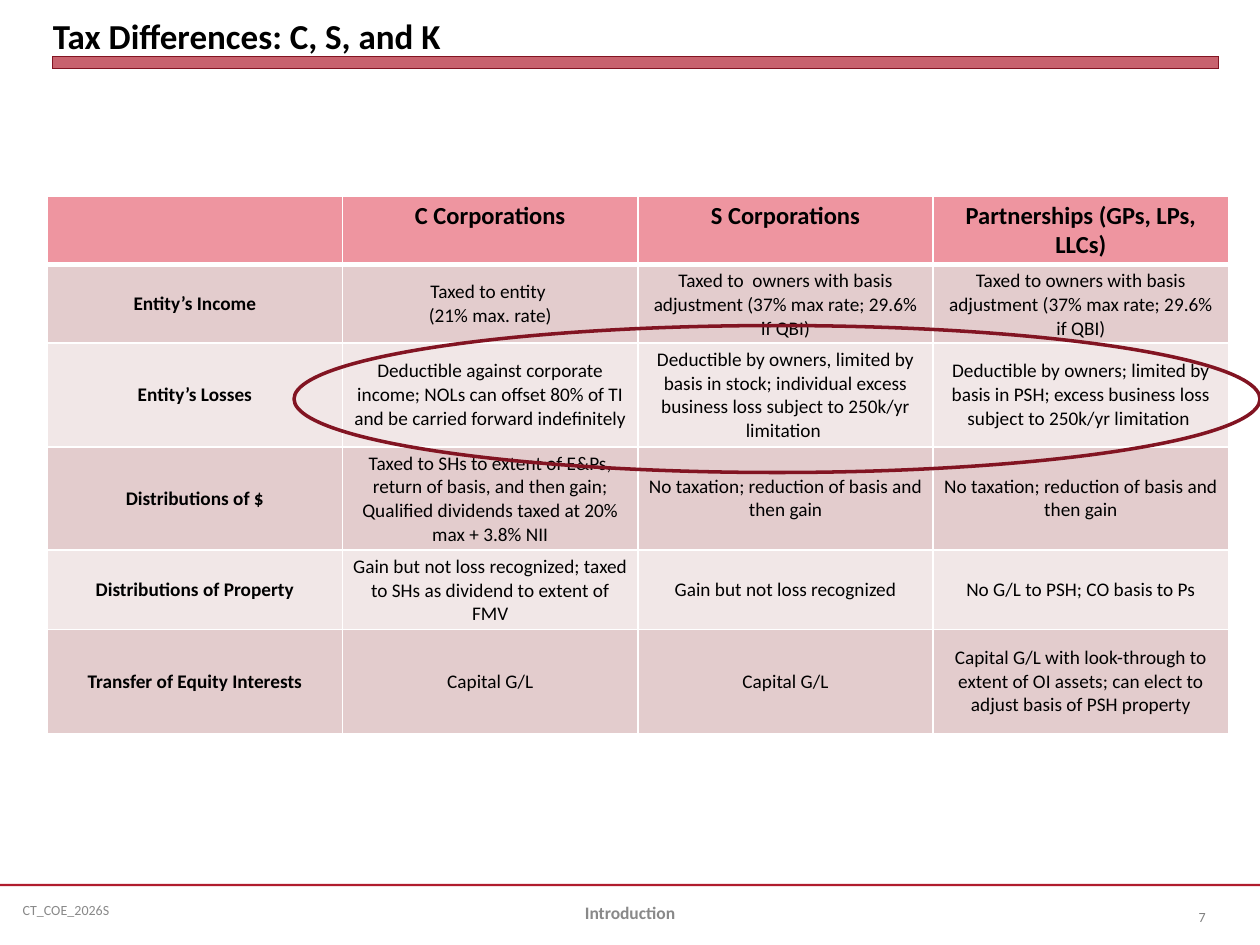
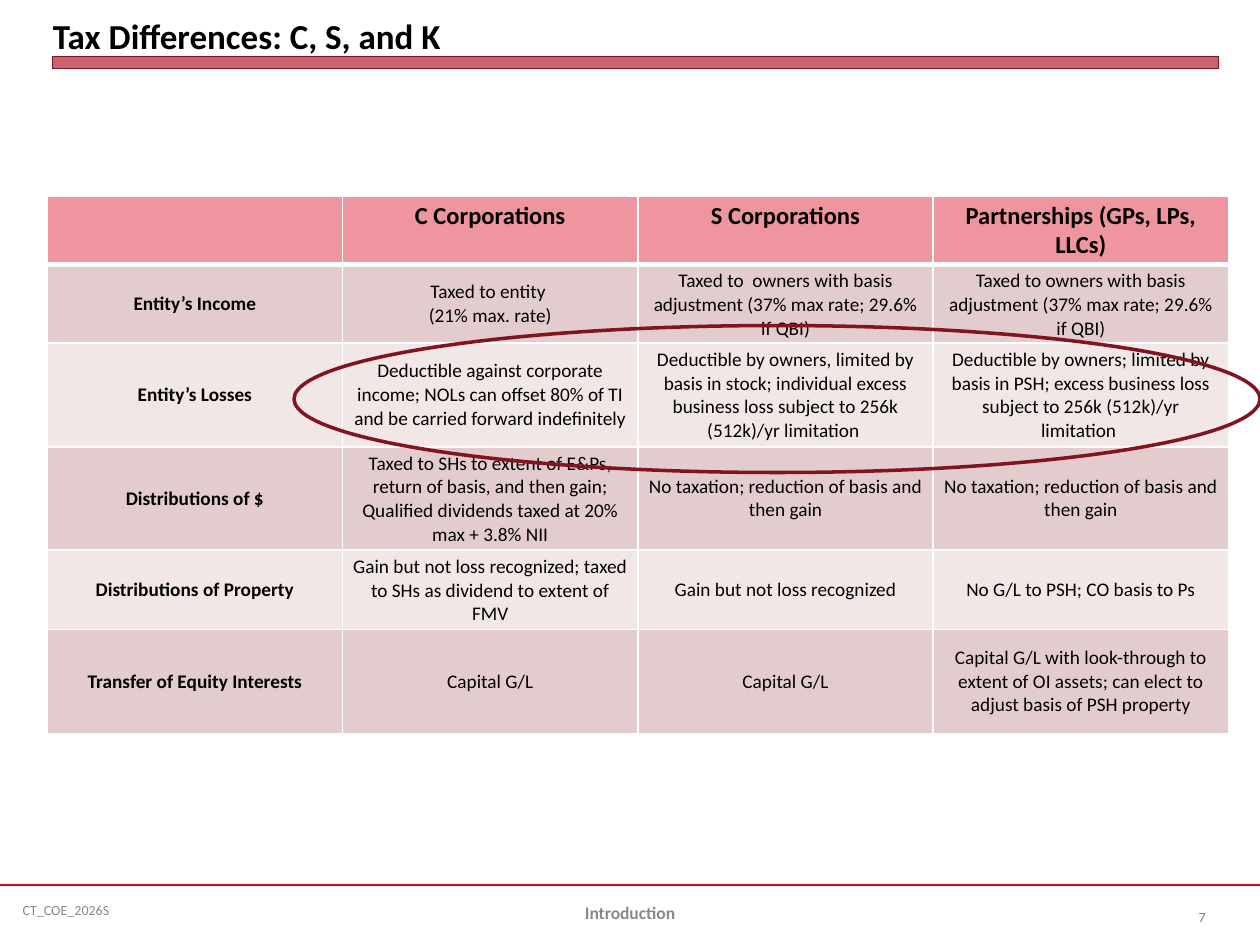
Before and after one commit to jmc877/Corporate-Tax, a slide deck: slide 7 of slides/CT_COE_2026S.pptx. Drawn at 1260x945 pixels with LibreOffice and Linux fonts; fonts in the diff are those of the drawing. Boxes give left, top, right and bottom in pixels: in the first picture for what was removed or moved away, otherwise in the second. Text is boxed around its words. In the diff, an @@ line names an element or a change of style, - is before the commit and + after.

```diff
--- a/slides/CT_COE_2026S.pptx
+++ b/slides/CT_COE_2026S.pptx
@@ table at (48, 197, 1227, 733) @@
-row 3, column 3: Deductible by owners, limited by basis in stock; individual excess business loss subject to 250k/yr limitation
+row 3, column 3: Deductible by owners, limited by basis in stock; individual excess business loss subject to 256k (512k)/yr limitation
-row 3, column 4: Deductible by owners; limited by basis in PSH; excess business loss subject to 250k/yr limitation
+row 3, column 4: Deductible by owners; limited by basis in PSH; excess business loss subject to 256k (512k)/yr limitation
```
Also in this commit, not shown: 2 other slides changed, 1 other file.
